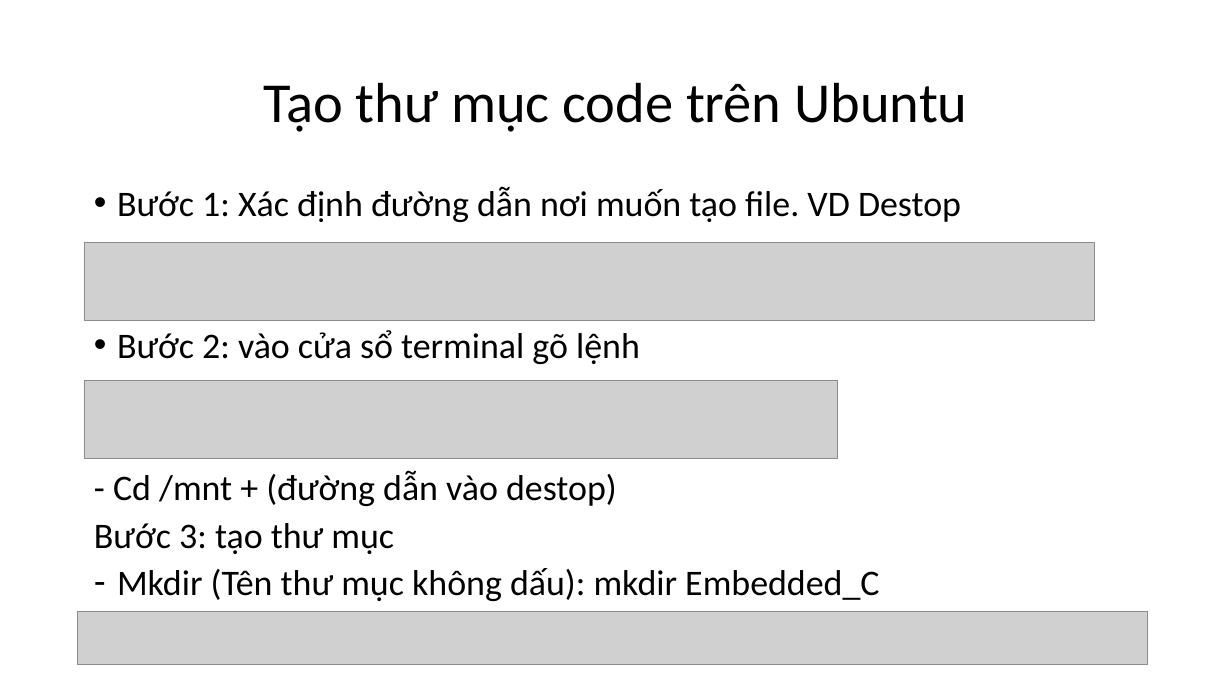
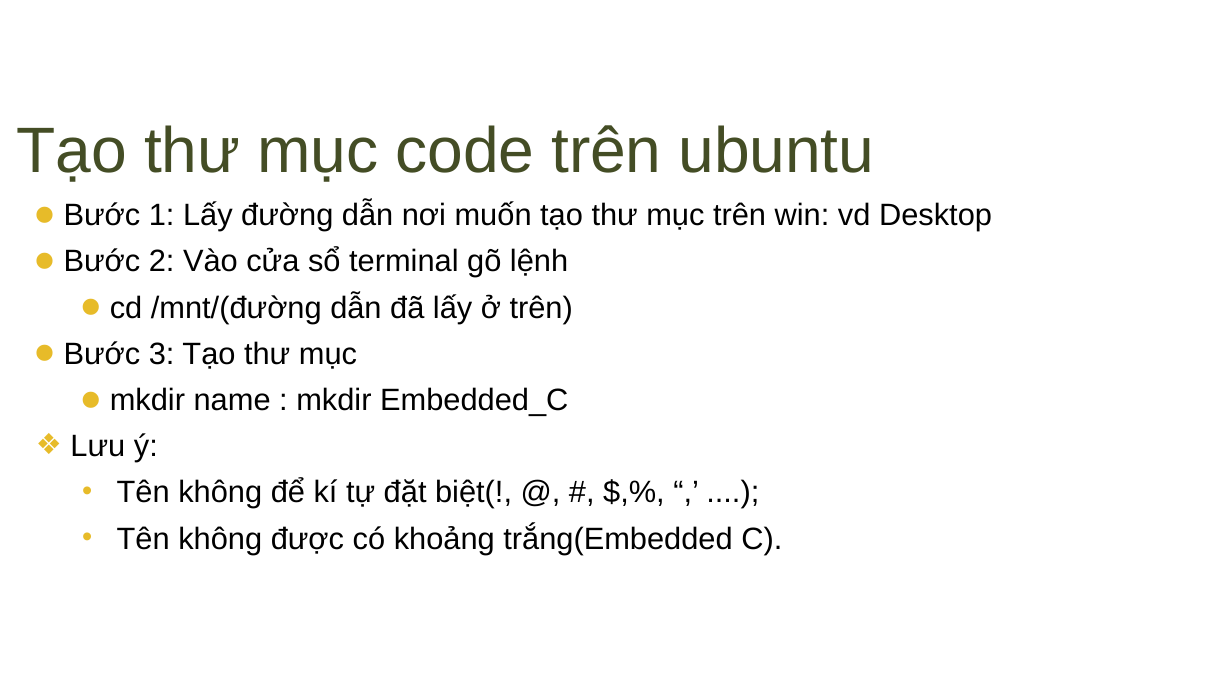
Before and after one commit to daydien12/Trainning_C, a slide deck: slide 10 of Day_1/Buổi 1.pptx (slide 9 before the commit). Drawn at 1232x693 pixels with LibreOffice and Linux fonts; fonts in the diff are those of the drawing; grey boxes stand for pictures; background and template pictures are left out. Boxes give left, top, right and bottom in pixels: in the first picture for what was removed or moved away, otherwise in the second. Text is boxed around its words. In the diff, an @@ line names an element or a change of style, - is before the commit and + after.

```diff
--- a/Day_1/Buổi 1.pptx
+++ b/Day_1/Buổi 1.pptx
@@ title "Tạo thư mục code trên ..." at [17,125,874,182]: vertical alignment middle to top @@
@@ title at [17,125,874,182]: text changed; size 44 to 50 pt; font Calibri to Arial; text colour #000000 to #444D25 @@
-Tạo thư mục code trên Ubuntu
+Tạo thư mục code trên ubuntu
@@ text at [64,201,992,554]: text changed; size 28 to 24 pt; font Calibri to Arial @@
-• Bước 1: Xác định đường dẫn nơi muốn tạo file. VD Destop
-• Bước 2: vào cửa sổ terminal gõ lệnh
-- Cd /mnt + (đường dẫn vào destop)
-Bước 3: tạo thư mục
-– Mkdir (Tên thư mục không dấu): mkdir Embedded_C
+⚫ Bước 1: Lấy đường dẫn nơi muốn tạo thư mục trên win: vd Desktop
+⚫ Bước 2: Vào cửa sổ terminal gõ lệnh
+  ⚫ cd /mnt/(đường dẫn đã lấy ở trên)
+⚫ Bước 3: Tạo thư mục
+  ⚫ mkdir name : mkdir Embedded_C
+❖ Lưu ý:
+  • Tên không để kí tự đặt biệt(!, @, #, $,%, “,’ ....);
+  • Tên không được có khoảng trắng(Embedded C).
@@ picture removed at [85,243,1095,322] @@
@@ picture removed at [85,381,838,459] @@
@@ picture removed at [78,612,1148,665] @@
```
Also in this commit, not shown: 32 other slides changed, 6 slides added, 4 slides removed, 19 other files.
